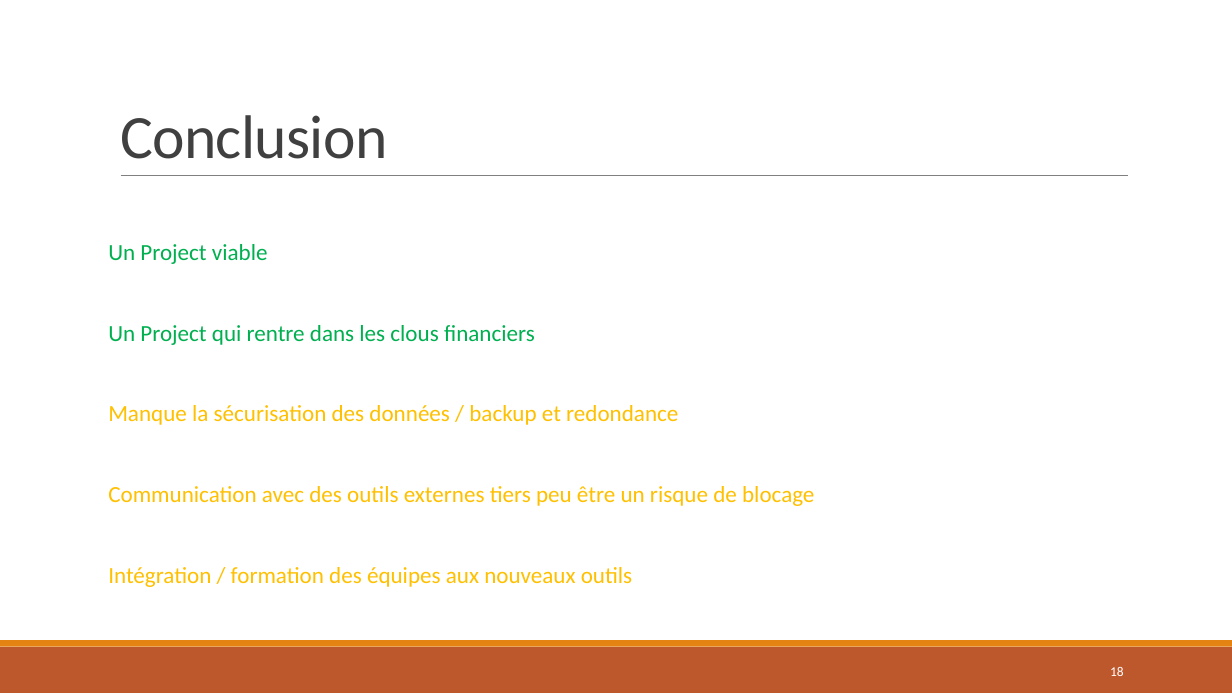
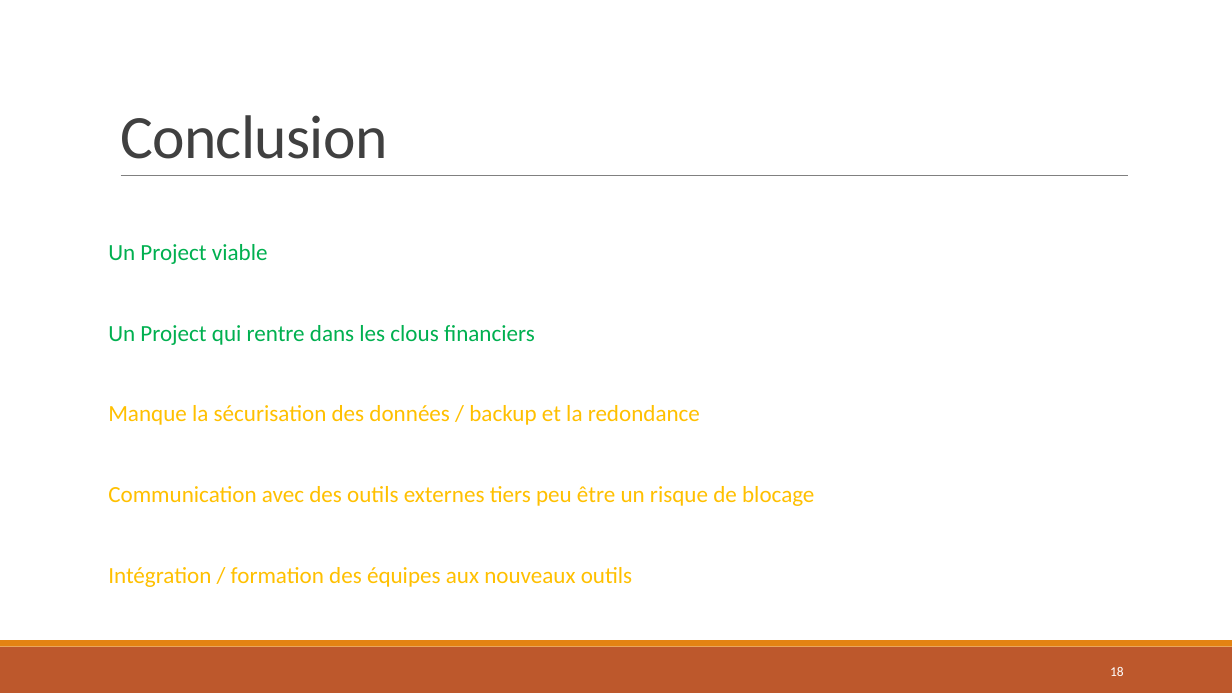
Before and after one commit to wilkill/P7-REP-AERO, a slide deck: slide 18 of Architecture/4 - Présentation/Présentation.pptx. Drawn at 1232x693 pixels with LibreOffice and Linux fonts; fonts in the diff are those of the drawing. Boxes give left, top, right and bottom in pixels: in the first picture for what was removed or moved away, otherwise in the second. Text is boxed around its words. In the diff, an @@ line names an element or a change of style, - is before the commit and + after.

```diff
--- a/Architecture/4 - Présentation/Présentation.pptx
+++ b/Architecture/4 - Présentation/Présentation.pptx
@@ text at <box>108,405,700,425</box>: text changed @@
-Manque la sécurisation des données / backup et redondance
+Manque la sécurisation des données / backup et la redondance
```
Also in this commit, not shown: 3 other slides changed, 6 other files.
